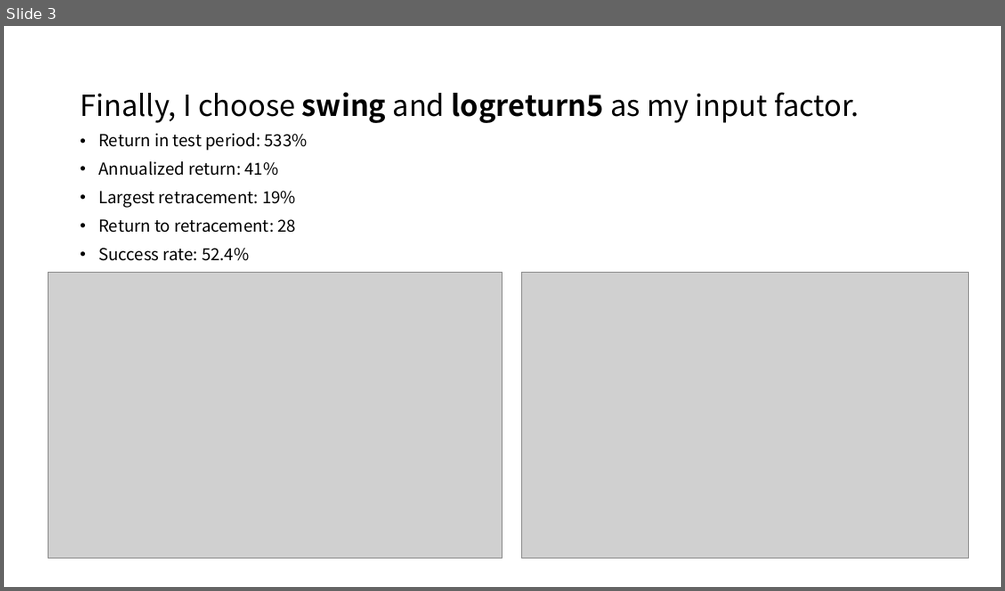
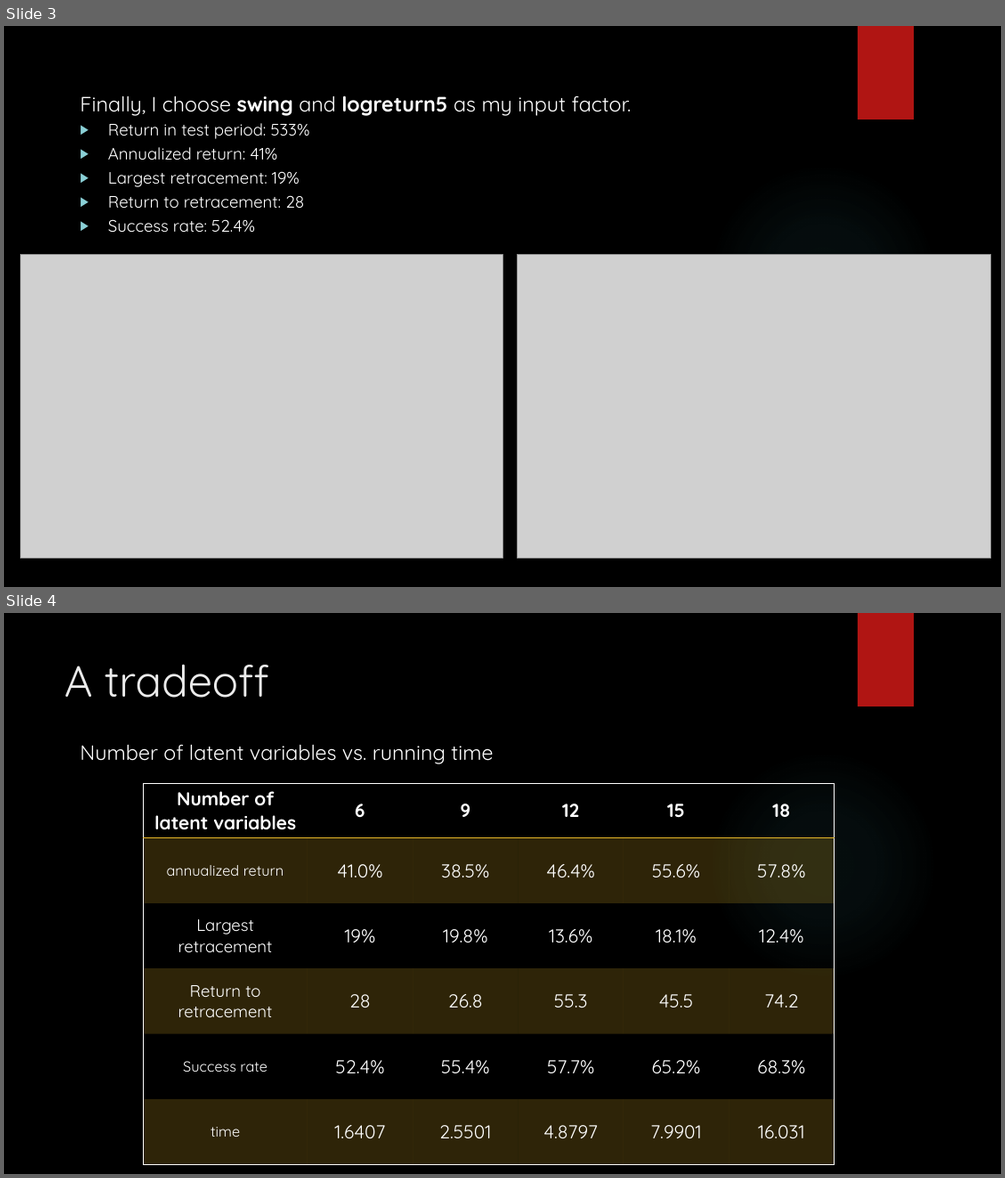
Before and after one commit to chenzhiyunacg/2016.M3.TQF-ML.hmmPrediction, a slide deck: Final presentation.pptx. Shown one above the other, each under a label of ours: slide 3 before the commit, slides 3 and 4 after it. The pictures are 1005x591 and 1005x1178 pixels, drawn with LibreOffice and Linux fonts; fonts in the diff are those of the drawing; grey boxes stand for pictures; background and template pictures are left out. Boxes give left, top, right and bottom in pixels: in the first picture for what was removed or moved away, otherwise in the second. Text is boxed around its words. In the diff, an @@ line names an element or a change of style, - is before the commit and + after.

```diff
--- a/Final presentation.pptx
+++ b/Final presentation.pptx
@@ slide 4 added at <box>4,613,1001,1174</box>, background picture (left out); not listed: 2 template elements that a slide beside it also shows @@
@@ title added at <box>65,664,269,698</box>, 42 pt, text #EBEBEB @@
+A tradeoff
@@ text added at <box>80,744,493,764</box>, 20 pt, text #FFFFFF @@
+Number of latent variables vs. running time
@@ table added at <box>143,784,834,1163</box>, 6 rows, 6 columns @@
+Number of latent variables | 6 | 9 | 12 | 15 | 18
+annualized return | 41.0% | 38.5% | 46.4% | 55.6% | 57.8%
+Largest retracement | 19% | 19.8% | 13.6% | 18.1% | 12.4%
+Return to retracement | 28 | 26.8 | 55.3 | 45.5 | 74.2
+Success rate | 52.4% | 55.4% | 57.7% | 65.2% | 68.3%
+time | 1.6407 | 2.5501 | 4.8797 | 7.9901 | 16.031
@@ slide 3 changed as well @@
@@ background #FFFFFF to picture (left out) @@
@@ rectangle added at <box>858,26,914,119</box>, fill #B01513 @@
@@ text "Finally, I choose swing and ..." at <box>80,95,631,232</box>: size 28 to 20 pt in "Finally, I choose swing and logreturn5 as ..."; font Noto Sans CJK SC to Quicksand, text colour #000000 to #FFFFFF; line spacing 0.9 to 1; bullet • to ▶; line spacing 0.9 to 13pt @@
@@ ellipse added at <box>708,163,938,394</box>, fill gradient #50B9C1 @@
@@ picture: place and size @@
-picture at <box>48,272,502,557</box>
+picture at <box>20,255,502,557</box>
@@ picture: place and size @@
-picture at <box>522,272,969,557</box>
+picture at <box>517,255,991,557</box>
```
Also in this commit, not shown: 4 other slides changed, 2 other slides added, 3 other files.
